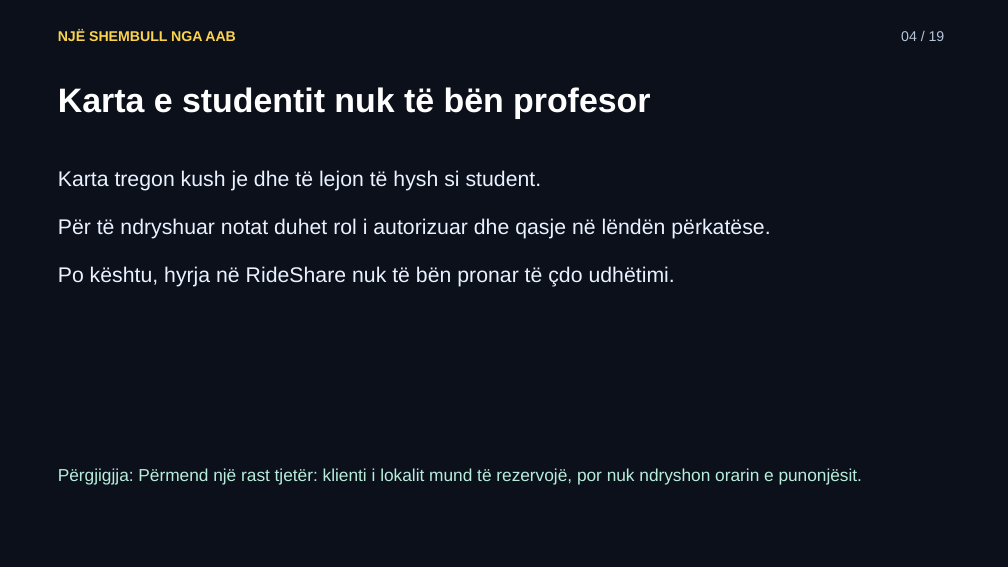
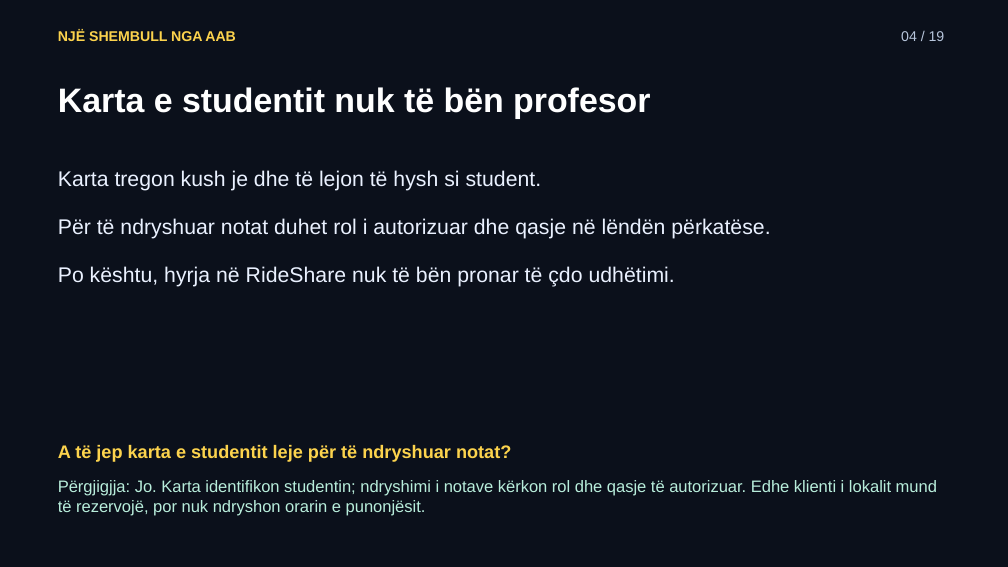
Before and after one commit to arbenl/arbenl.github.io, a slide deck: slide 4 of lendet/2026-2027/mobile/lectures/ligjerata-05-hyrja-lejet-rideshare-2026.pptx. Drawn at 1008x567 pixels with LibreOffice and Linux fonts; fonts in the diff are those of the drawing. Boxes give left, top, right and bottom in pixels: in the first picture for what was removed or moved away, otherwise in the second. Text is boxed around its words. In the diff, an @@ line names an element or a change of style, - is before the commit and + after.

```diff
--- a/lendet/2026-2027/mobile/lectures/ligjerata-05-hyrja-lejet-rideshare-2026.pptx
+++ b/lendet/2026-2027/mobile/lectures/ligjerata-05-hyrja-lejet-rideshare-2026.pptx
@@ text added at (58, 445, 511, 462), 17.2 pt, text #FCD34D, bold @@
+A të jep karta e studentit leje për të ndryshuar notat?
@@ text at (58, 480, 937, 516): text changed; size 16.5 to 15.8 pt @@
-Përgjigjja: Përmend një rast tjetër: klienti i lokalit mund të rezervojë, por nuk ndryshon orarin e punonjësit.
+Përgjigjja: Jo. Karta identifikon studentin; ndryshimi i notave kërkon rol dhe qasje të autorizuar. Edhe klienti i lokalit mund të rezervojë, por nuk ndryshon orarin e punonjësit.
```
Also in this commit, not shown: 10 other slides changed, 9 other files.
